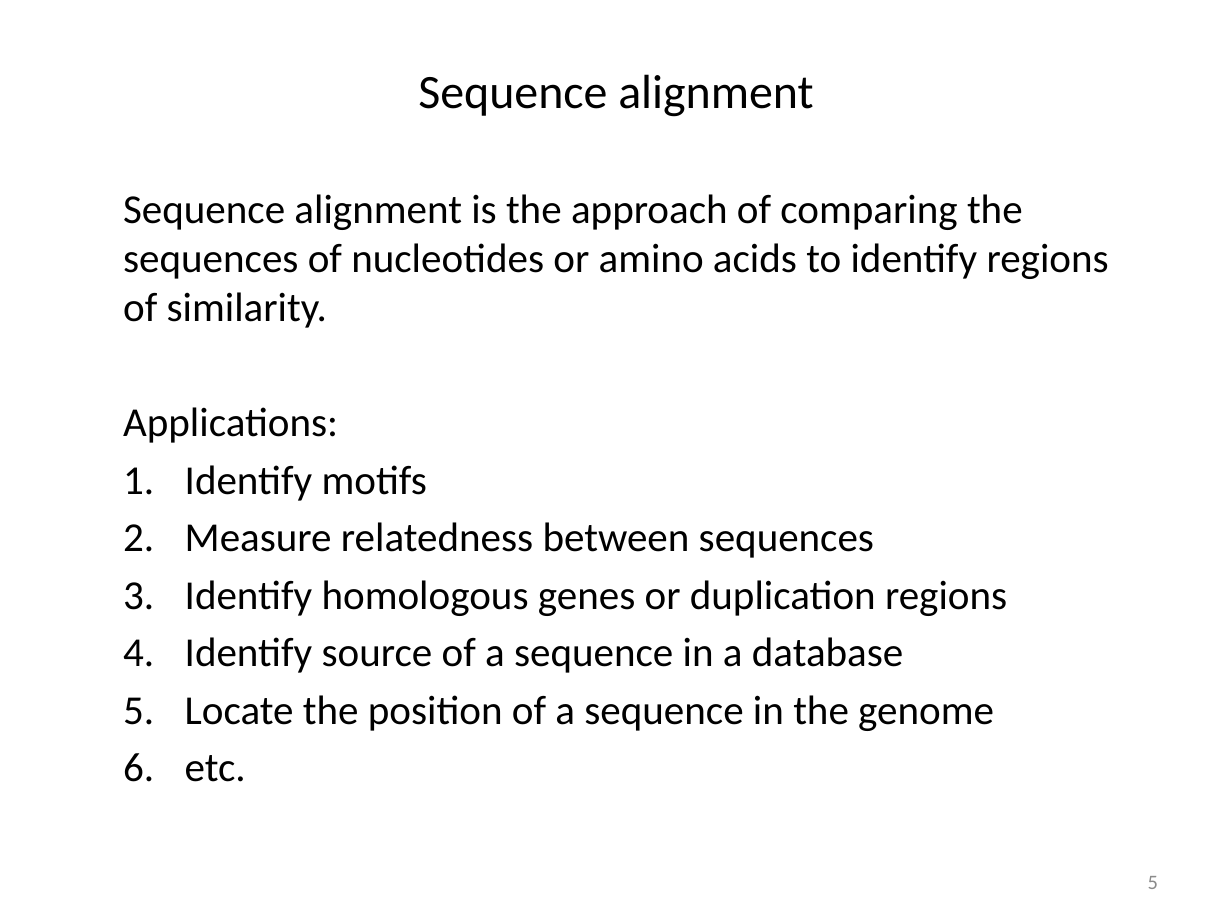
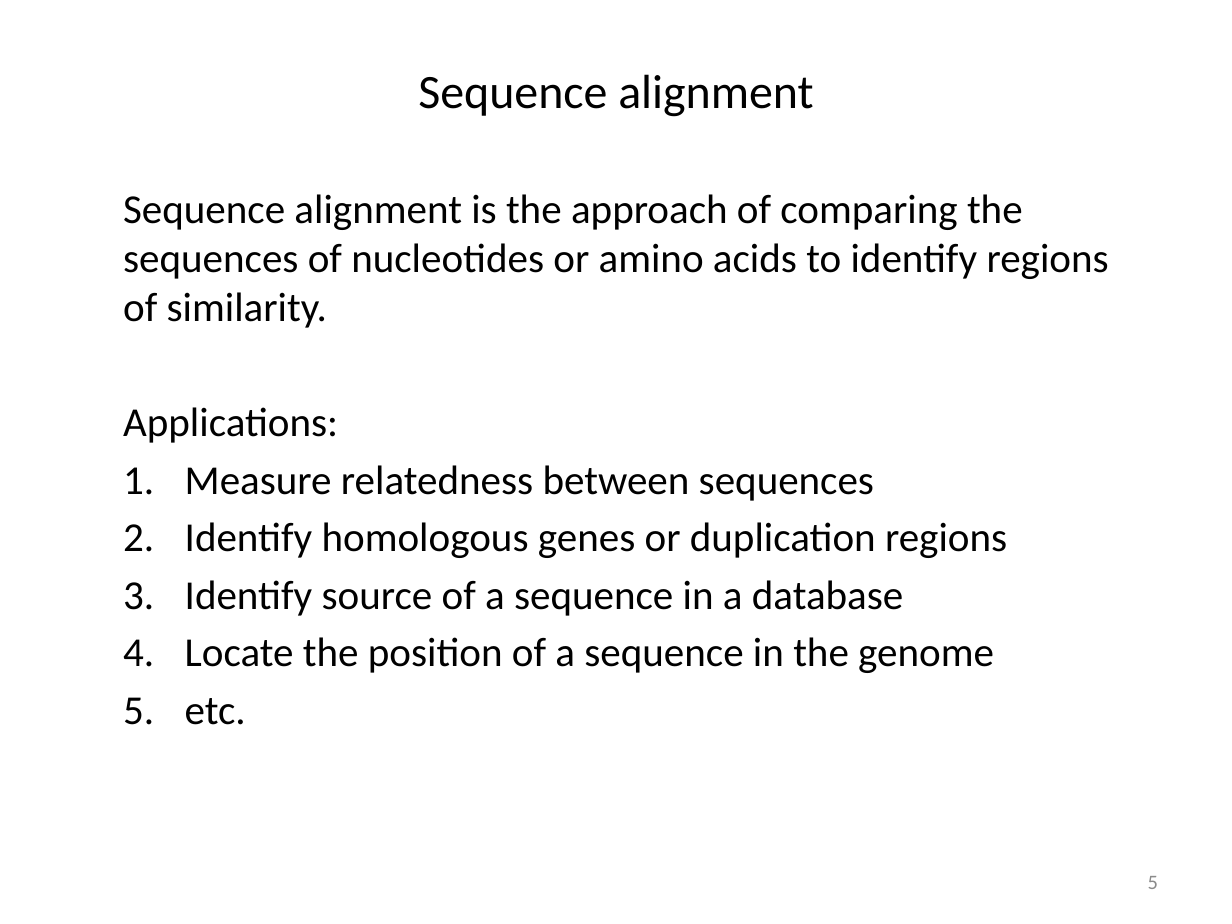
Before and after one commit to ravinpoudel/PLPTH813Bioinformatics, a slide deck: slide 5 of lectures/lecture07_alignment_I.pptx. Drawn at 1232x924 pixels with LibreOffice and Linux fonts; fonts in the diff are those of the drawing. Boxes give left, top, right and bottom in pixels: in the first picture for what was removed or moved away, otherwise in the second. Text is boxed around its words. In the diff, an @@ line names an element or a change of style, - is before the commit and + after.

```diff
--- a/lectures/lecture07_alignment_I.pptx
+++ b/lectures/lecture07_alignment_I.pptx
@@ text at (185, 465, 427, 501): paragraph removed @@
-1. Identify motifs
```
Also in this commit, not shown: 3 other slides changed.
